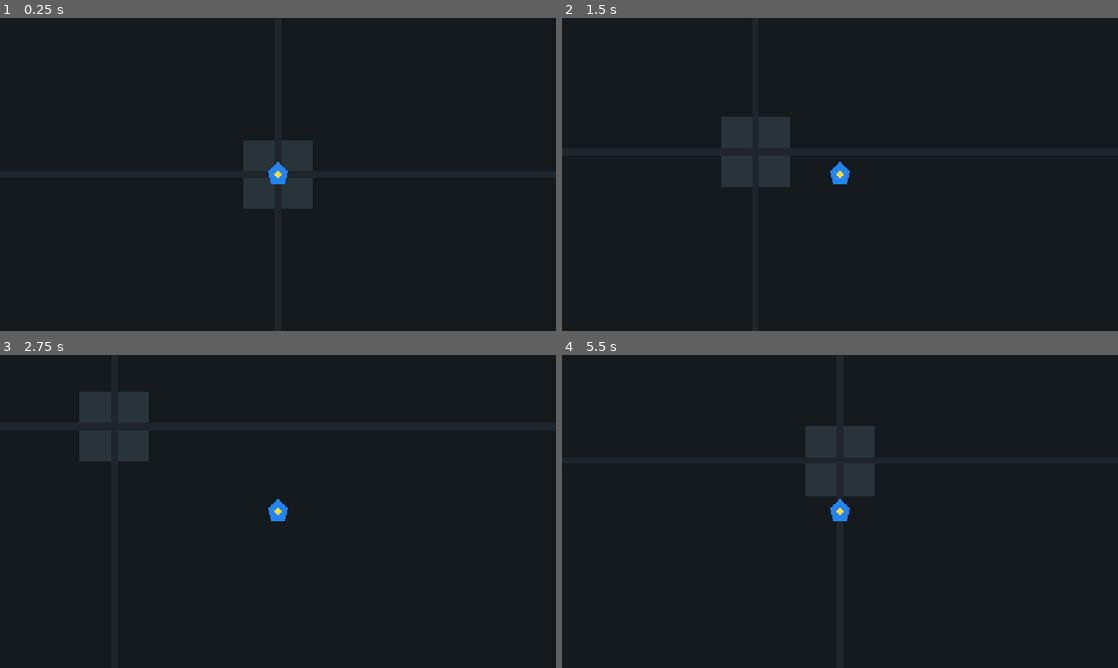
Above: before the commit, frames 1-4 (two rows, left to right).
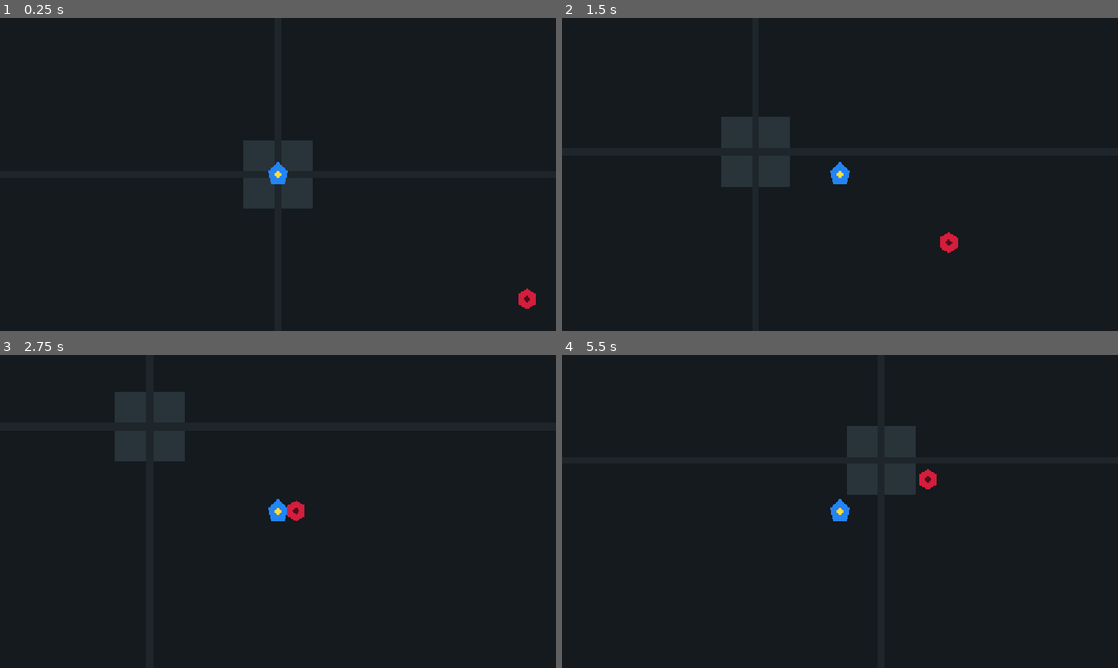
Above: after the commit, the same moments.

Repository: StanisRyz/SuperHeroes
Game: Godot game, scene res://scenes/main/Main.tscn
Same seed, same stepped clock (60 frames per second), same inputs: the game is played once before the commit and once after it.
Inputs:
- Up to frame 1 (0.25 s): no input
- Up to frame 2 (1.5 s): hold D (move_right) 0.53-1.28 s; hold S (move_down) from 1.28 s (still down)
- Up to frame 3 (2.75 s): release S (move_down) at 2.03 s; hold D (move_right) from 2.03 s (still down)
- Up to frame 4 (5.5 s): release D (move_right) at 2.78 s; hold W (move_up) 2.78-3.53 s; hold Left (move_left) 3.53-5.03 s; hold S (move_down) from 5.03 s (still down)

The runs differ from the first frame. In frame 1, 0.2% of the frame differs, in the area x 93-97%, y 86-93%; in frame 2, 0.2%; in frame 3, 2.4%; in frame 4, 2.7%, in the area x 43-68%, y 22-46%.

Commit message:
Add basic enemy chase foundation.
Adds a simple Enemy scene and script with placeholder visuals and basic movement toward the player, plus one manually placed test enemy in the arena. Keeps the patch focused on enemy foundation without adding spawning, waves, combat, HP, damage, death, XP, upgrades, active abilities, HUD, mobile controls, or Yandex SDK integration.

Diff:
--- /dev/null
+++ b/scenes/enemies/Enemy.gd
@@ -0,0 +1,23 @@
+extends CharacterBody2D
+
+@export var speed: float = 120.0
+
+var target: Node2D
+
+func set_target(new_target: Node2D) -> void:
+	target = new_target
+
+
+func _physics_process(_delta: float) -> void:
+	if not is_instance_valid(target):
+		velocity = Vector2.ZERO
+		move_and_slide()
+		return
+
+	var offset := target.global_position - global_position
+	if offset.is_zero_approx():
+		velocity = Vector2.ZERO
+	else:
+		velocity = offset.normalized() * speed
+
+	move_and_slide()
--- /dev/null
+++ b/scenes/enemies/Enemy.tscn
@@ -0,0 +1,20 @@
+[gd_scene load_steps=3 format=3 uid="uid://enemy_scene_superheroes"]
+
+[ext_resource type="Script" path="res://scenes/enemies/Enemy.gd" id="1_enemy_script"]
+
+[sub_resource type="CircleShape2D" id="CircleShape2D_enemy"]
+radius = 20.0
+
+[node name="Enemy" type="CharacterBody2D"]
+script = ExtResource("1_enemy_script")
+
+[node name="Body" type="Polygon2D" parent="."]
+color = Color(0.83, 0.12, 0.24, 1)
+polygon = PackedVector2Array(0, -24, 20, -12, 20, 12, 0, 24, -20, 12, -20, -12)
+
+[node name="Core" type="Polygon2D" parent="."]
+color = Color(0.34, 0.04, 0.1, 1)
+polygon = PackedVector2Array(0, -9, 8, 0, 0, 9, -8, 0)
+
+[node name="CollisionShape2D" type="CollisionShape2D" parent="."]
+shape = SubResource("CircleShape2D_enemy")
--- a/scenes/game/Arena.gd
+++ b/scenes/game/Arena.gd
@@ -3,6 +3,7 @@
 @export var arena_size: Vector2 = Vector2(4000.0, 4000.0)
 
 @onready var player: Node = get_node_or_null("Player")
+@onready var test_enemy: Node = get_node_or_null("TestEnemy")
 
 func _ready() -> void:
 	var playable_rect := get_playable_rect()
@@ -21,6 +22,13 @@
 	else:
 		push_warning("Player does not implement set_camera_limits(rect).")
 
+	if test_enemy == null:
+		push_warning("Arena could not find TestEnemy node to apply target.")
+	elif test_enemy.has_method("set_target"):
+		test_enemy.set_target(player)
+	else:
+		push_warning("TestEnemy does not implement set_target(new_target).")
+
 
 func get_playable_rect() -> Rect2:
 	return Rect2(-arena_size * 0.5, arena_size)
--- a/scenes/game/Arena.tscn
+++ b/scenes/game/Arena.tscn
@@ -1,7 +1,8 @@
-[gd_scene load_steps=3 format=3 uid="uid://arena_scene_superheroes"]
+[gd_scene load_steps=4 format=3 uid="uid://arena_scene_superheroes"]
 
 [ext_resource type="PackedScene" path="res://scenes/player/Player.tscn" id="1_player"]
 [ext_resource type="Script" path="res://scenes/game/Arena.gd" id="1_arena_script"]
+[ext_resource type="PackedScene" path="res://scenes/enemies/Enemy.tscn" id="2_enemy"]
 
 [node name="Arena" type="Node2D"]
 script = ExtResource("1_arena_script")
@@ -23,3 +24,6 @@
 polygon = PackedVector2Array(-8, -2000, 8, -2000, 8, 2000, -8, 2000)
 
 [node name="Player" parent="." instance=ExtResource("1_player")]
+
+[node name="TestEnemy" parent="." instance=ExtResource("2_enemy")]
+position = Vector2(600, 300)
Not shown, added: scenes/enemies/Enemy.gd.uid
